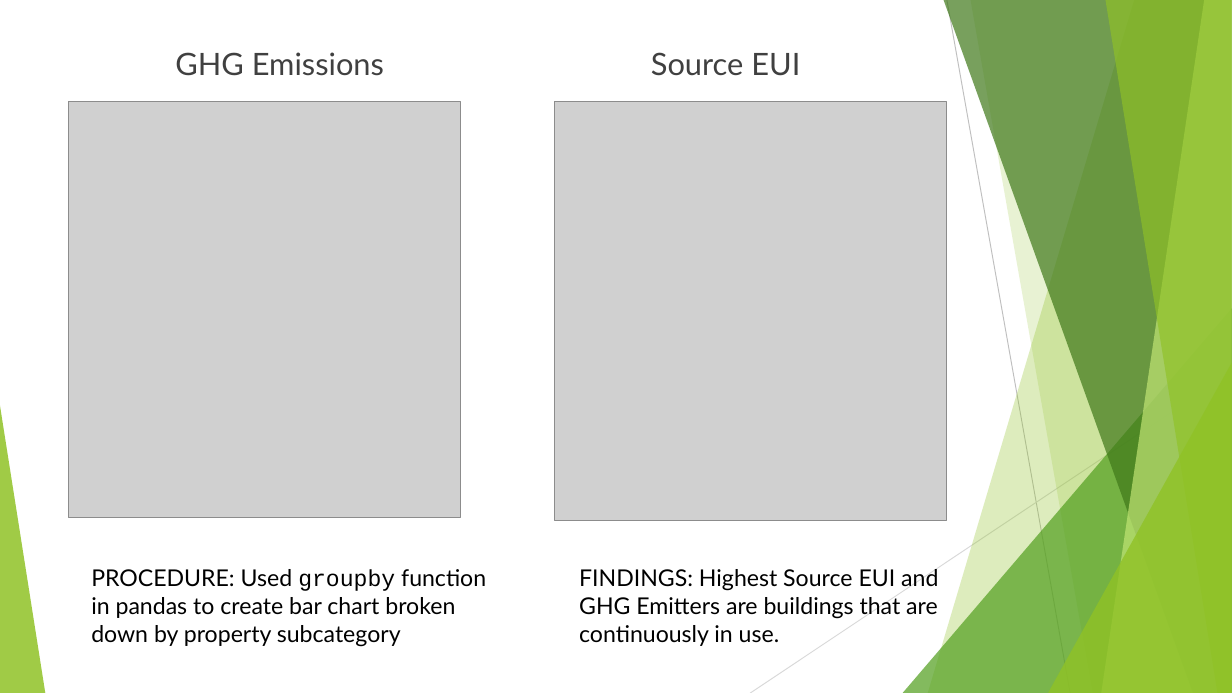
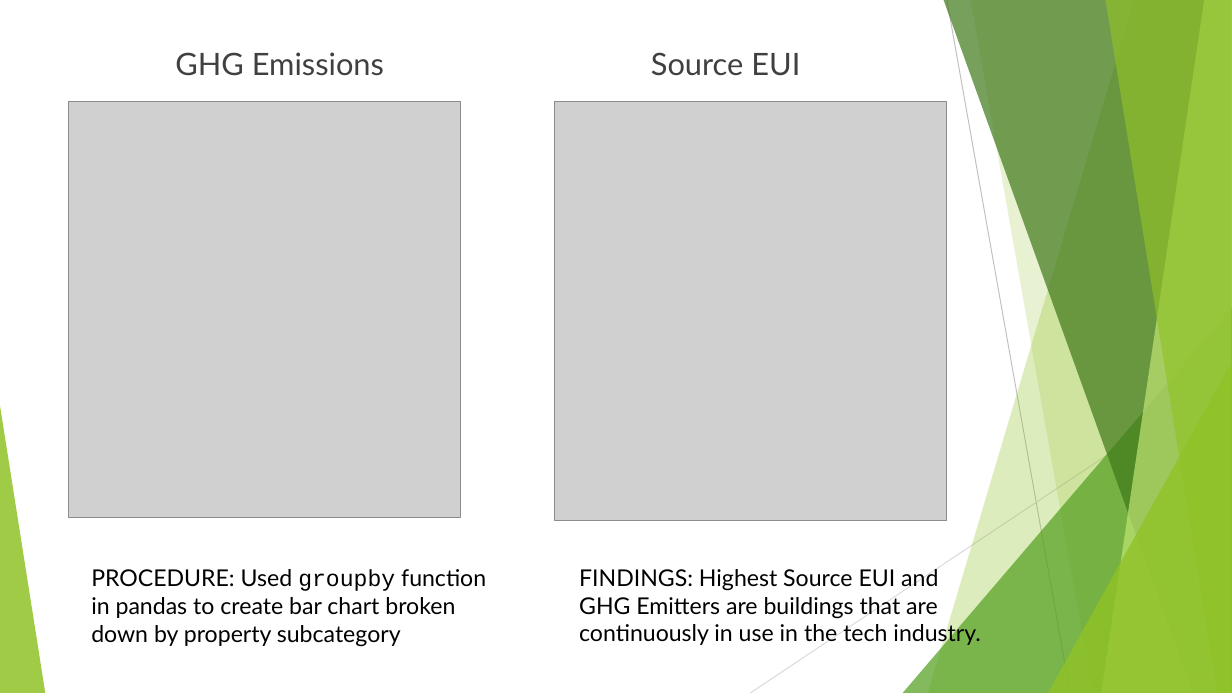
Before and after one commit to zohairnz/project-1, a slide deck: slide 6 of Energy Consumption Analysis for Buildings in San Francisco.pptx. Drawn at 1232x693 pixels with LibreOffice and Linux fonts; fonts in the diff are those of the drawing; grey boxes stand for pictures. Boxes give left, top, right and bottom in pixels: in the first picture for what was removed or moved away, otherwise in the second. Text is boxed around its words. In the diff, an @@ line names an element or a change of style, - is before the commit and + after.

```diff
--- a/Energy Consumption Analysis for Buildings in San Francisco.pptx
+++ b/Energy Consumption Analysis for Buildings in San Francisco.pptx
@@ text at (x1=579, y1=569, x2=980, y2=647): text changed @@
-FINDINGS: Highest Source EUI and GHG Emitters are buildings that are continuously in use.
+FINDINGS: Highest Source EUI and GHG Emitters are buildings that are continuously in use in the tech industry.
```
Also in this commit, not shown: 1 other slide changed, 11 slides added, 1 slide removed, 3 other files.
